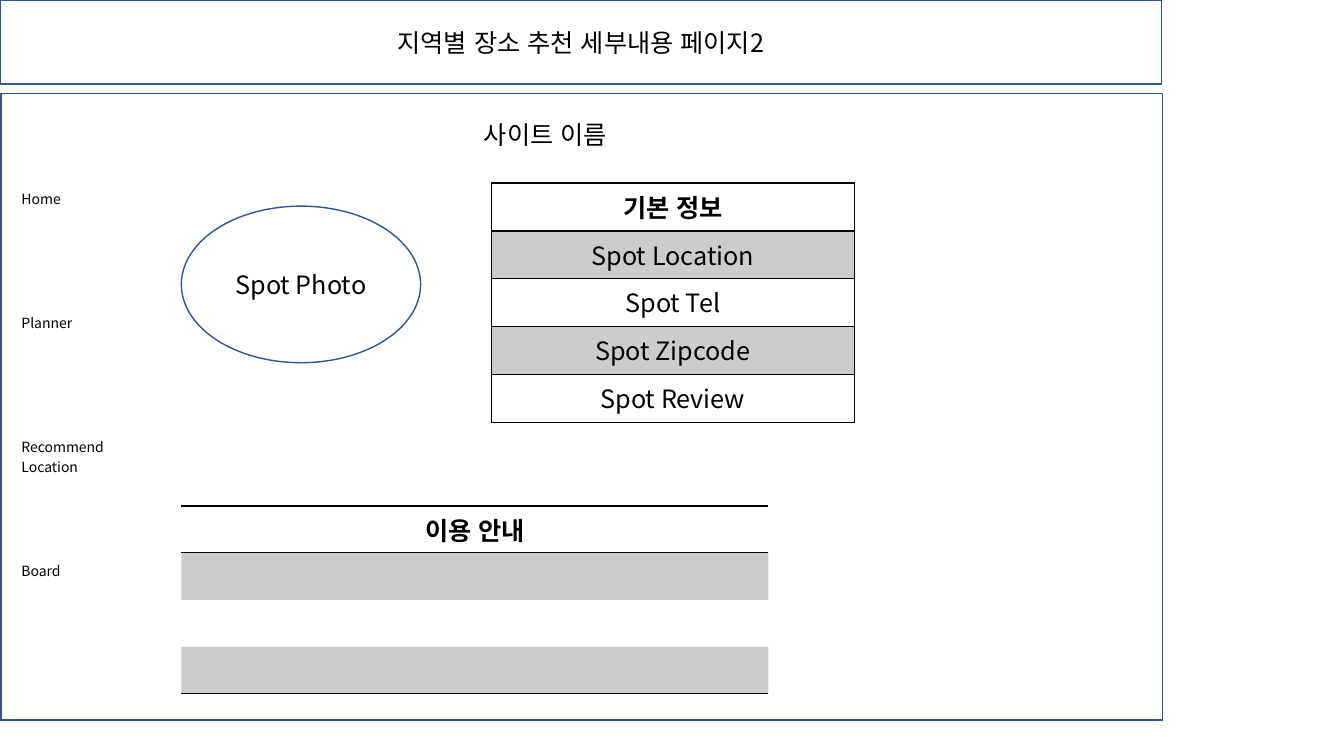
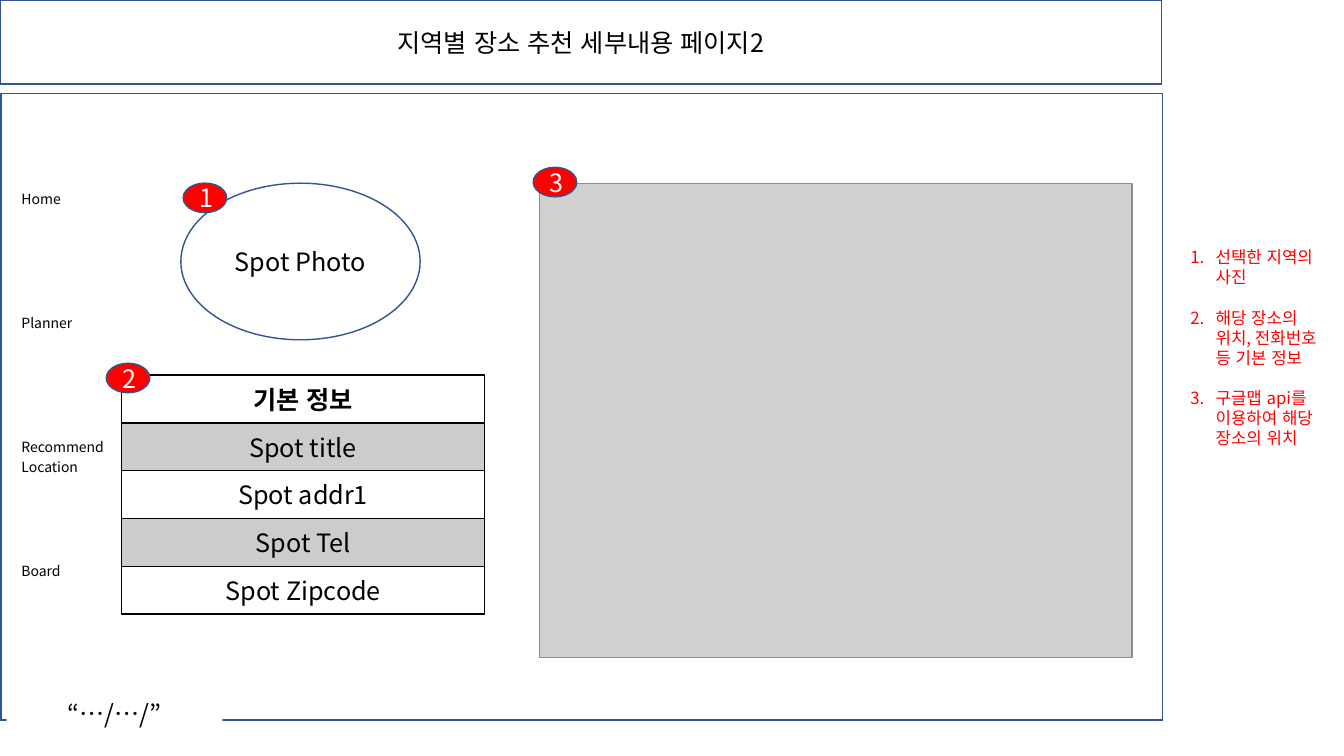
Before and after one commit to melly8954/demosbsj, a slide deck: slide 3 of doc/장소추천(박선우)/화면설계서_박선우.pptx. Drawn at 1344x756 pixels with LibreOffice and Linux fonts; fonts in the diff are those of the drawing; grey boxes stand for pictures. Boxes give left, top, right and bottom in pixels: in the first picture for what was removed or moved away, otherwise in the second. Text is boxed around its words. In the diff, an @@ line names an element or a change of style, - is before the commit and + after.

```diff
--- a/doc/장소추천(박선우)/화면설계서_박선우.pptx
+++ b/doc/장소추천(박선우)/화면설계서_박선우.pptx
@@ text removed at (484, 123, 607, 146) @@
-사이트 이름
@@ ellipse added at (533, 167, 577, 197), fill #FF0000, outline #325491 1 pt, 18 pt, text #FFFFFF @@
+3
@@ ellipse "Spot Photo": place and size @@
-ellipse "Spot Photo" at (181, 207, 420, 363)
+ellipse "Spot Photo" at (180, 184, 419, 340)
@@ ellipse added at (184, 184, 227, 213), fill #FF0000, outline #325491 1 pt, 18 pt, text #FFFFFF @@
+1
@@ picture added at (540, 184, 1132, 658) @@
@@ text in rectangle at (1216, 249, 1317, 446): text added @@
+1. 선택한 지역의 사진
+2. 해당 장소의 위치, 전화번호 등 기본 정보
+3. 구글맵 api를 이용하여 해당 장소의 위치
@@ ellipse added at (106, 363, 149, 392), fill #FF0000, outline #325491 1 pt, 18 pt, text #FFFFFF @@
+2
@@ table at (122, 375, 485, 614) @@
-row 2: Spot Location
+row 2: Spot title
+row 3: Spot addr1
-row 5: Spot Review
@@ table: place and size @@
-table at (491, 184, 854, 422)
+table at (122, 375, 485, 614)
@@ table removed at (181, 506, 768, 694), 4 rows, 1 columns @@
-이용 안내
-
-
-
@@ text added at (7, 694, 223, 734), 18 pt, text #000000 @@
+“…/…/”
```
Also in this commit, not shown: 2 other slides changed, 16 other files.
